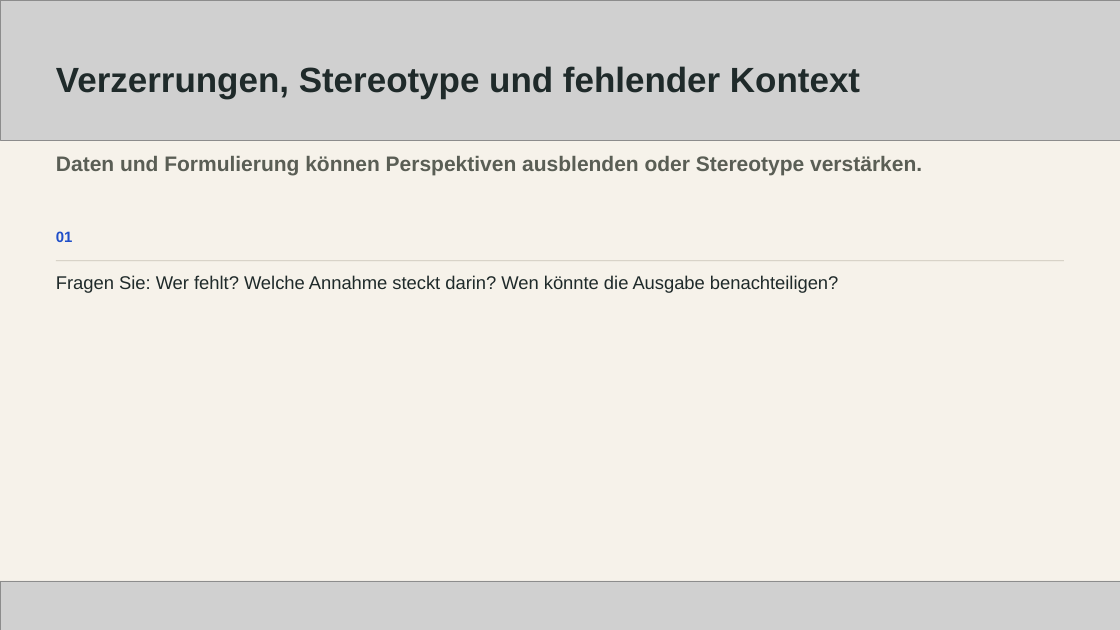
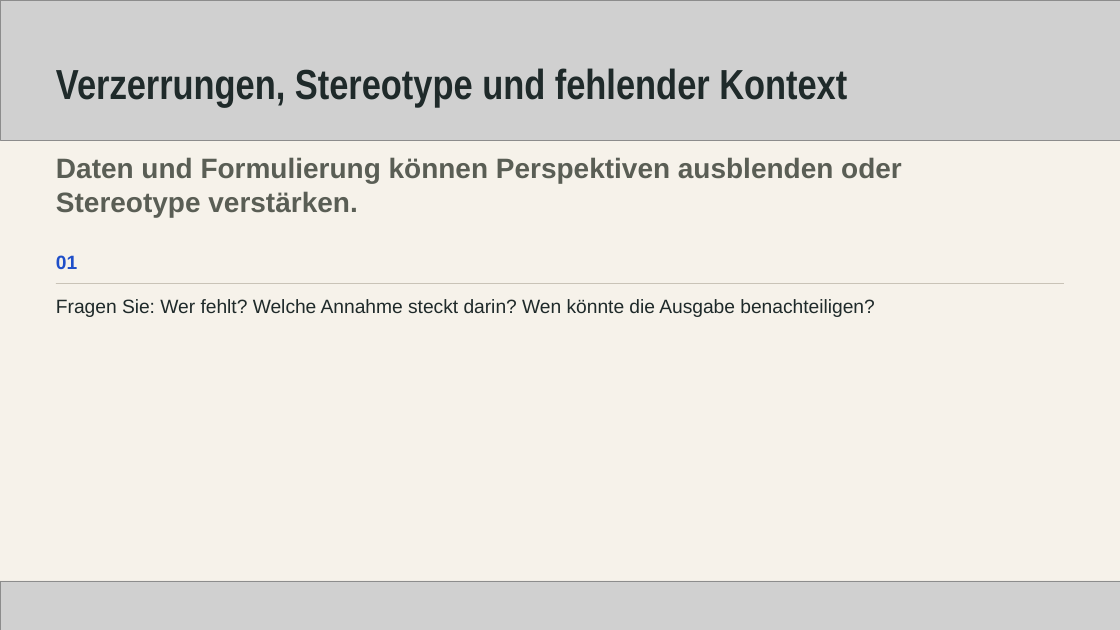
Before and after one commit to deniskaliberda/myhiwi-webseite, a slide deck: slide 15 of deliverables/ai-startklar/schulung/06-trainerfolien.pptx. Drawn at 1120x630 pixels with LibreOffice and Linux fonts; fonts in the diff are those of the drawing; grey boxes stand for pictures. Boxes give left, top, right and bottom in pixels: in the first picture for what was removed or moved away, otherwise in the second. Text is boxed around its words. In the diff, an @@ line names an element or a change of style, - is before the commit and + after.

```diff
--- a/deliverables/ai-startklar/schulung/06-trainerfolien.pptx
+++ b/deliverables/ai-startklar/schulung/06-trainerfolien.pptx
@@ text "Verzerrungen, Stereotype und fehlender Kontext" at bbox=[56, 68, 847, 108]: size 30 to 36 pt, font Arial to Arial Narrow @@
@@ text "Daten und Formulierung können Perspektiven ..." at bbox=[56, 157, 902, 217]: size 18 to 24 pt @@
@@ text "01": place and size @@
-text "01" at bbox=[56, 231, 73, 242]
+text "01" at bbox=[56, 255, 77, 269]
@@ text "01" at bbox=[56, 255, 77, 269]: size 12.8 to 16.5 pt @@
@@ text "Fragen Sie: Wer fehlt? Welche ...": place and size @@
-text "Fragen Sie: Wer fehlt? Welche ..." at bbox=[56, 275, 838, 293]
+text "Fragen Sie: Wer fehlt? Welche ..." at bbox=[56, 299, 874, 317]
@@ line moved from (56, 260) - (1065, 260) to (56, 284) - (1065, 284) @@
@@ text "Fragen Sie: Wer fehlt? Welche ..." at bbox=[56, 299, 874, 317]: size 15.8 to 16.5 pt @@
```
Also in this commit, not shown: 39 other slides changed, 2 other files.
